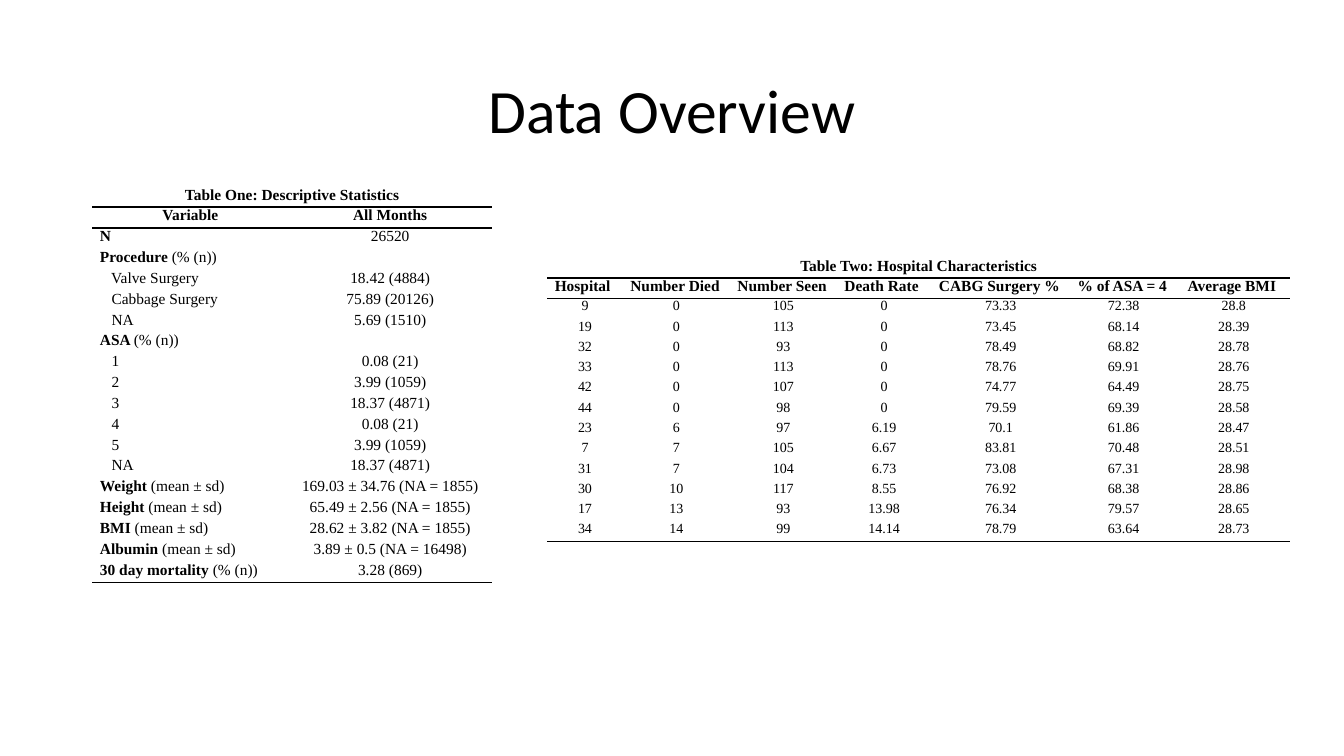
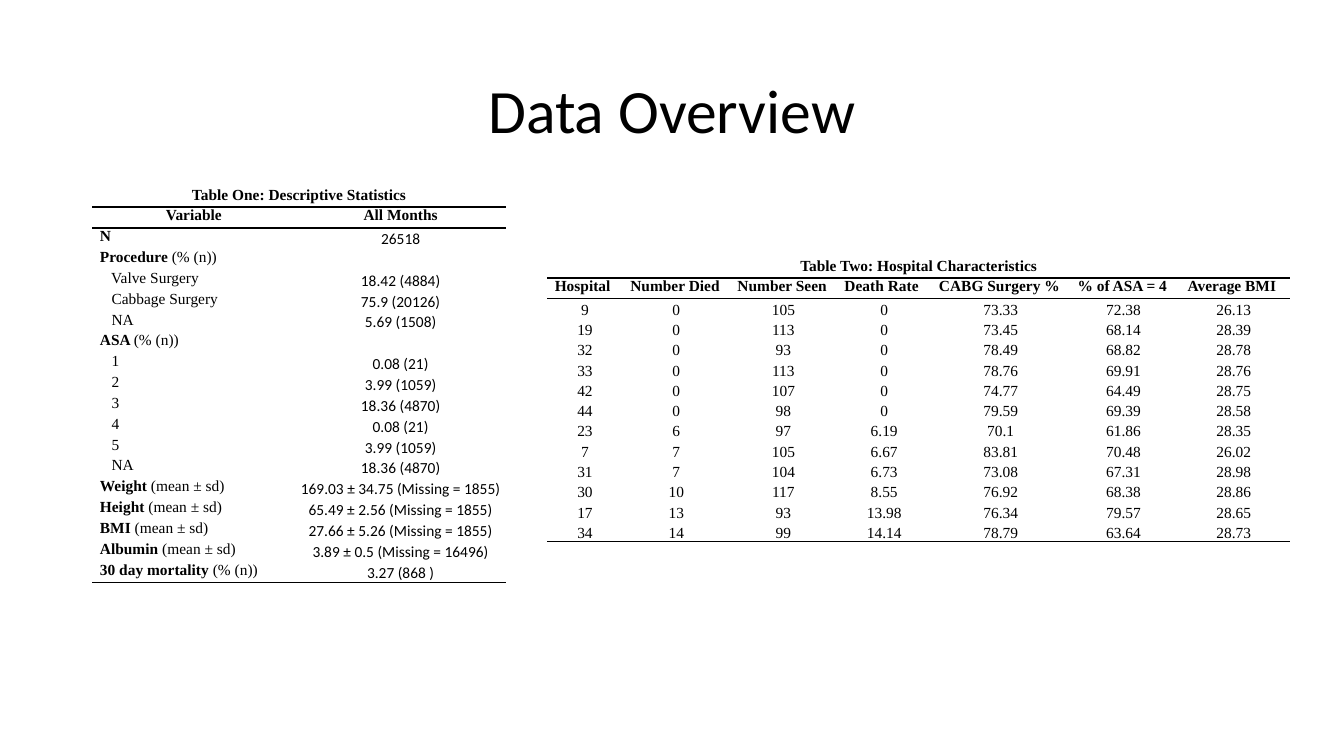
Before and after one commit to elcotton/bios6623-elcotton, a slide deck: slide 3 of Project2/Reports/BIOS6623_Project2_InterimPresentation.pptx. Drawn at 1344x756 pixels with LibreOffice and Linux fonts; fonts in the diff are those of the drawing. Boxes give left, top, right and bottom in pixels: in the first picture for what was removed or moved away, otherwise in the second. Text is boxed around its words. In the diff, an @@ line names an element or a change of style, - is before the commit and + after.

```diff
--- a/Project2/Reports/BIOS6623_Project2_InterimPresentation.pptx
+++ b/Project2/Reports/BIOS6623_Project2_InterimPresentation.pptx
@@ table at (93, 187, 506, 584) @@
-row 3, column 2: 26520
+row 3, column 2: 26518
-row 6, column 2: 75.89 (20126)
+row 6, column 2: 75.9 (20126)
-row 7, column 2: 5.69 (1510)
+row 7, column 2: 5.69 (1508)
-row 11, column 2: 18.37 (4871)
+row 11, column 2: 18.36 (4870)
-row 14, column 2: 18.37 (4871)
+row 14, column 2: 18.36 (4870)
-row 15, column 2: 169.03 ± 34.76 (NA = 1855)
+row 15, column 2: 169.03 ± 34.75 (Missing = 1855)
-row 16, column 2: 65.49 ± 2.56 (NA = 1855)
+row 16, column 2: 65.49 ± 2.56 (Missing = 1855)
-row 17, column 2: 28.62 ± 3.82 (NA = 1855)
+row 17, column 2: 27.66 ± 5.26 (Missing = 1855)
-row 18, column 2: 3.89 ± 0.5 (NA = 16498)
+row 18, column 2: 3.89 ± 0.5 (Missing = 16496)
-row 19, column 2: 3.28 (869)
+row 19, column 2: 3.27 (868 )
@@ font Times New Roman to Calibri in "18.42 (4884)", "0.08 (21)", "3.99 (1059)", "0.08 (21)" and 1 more places @@
@@ table: place and size @@
-table at (93, 187, 493, 583)
+table at (93, 187, 506, 584)
@@ table at (547, 258, 1291, 546) @@
-row 3, column 7: 28.8
+row 3, column 7: 26.13
-row 9, column 7: 28.47
+row 9, column 7: 28.35
-row 10, column 7: 28.51
+row 10, column 7: 26.02
@@ size 10 to 11 pt in "9", "0", "105", "0" and 77 more places @@
```
Also in this commit, not shown: 1 other slide changed, 2 slides added, 2 slides removed, 5 other files.
